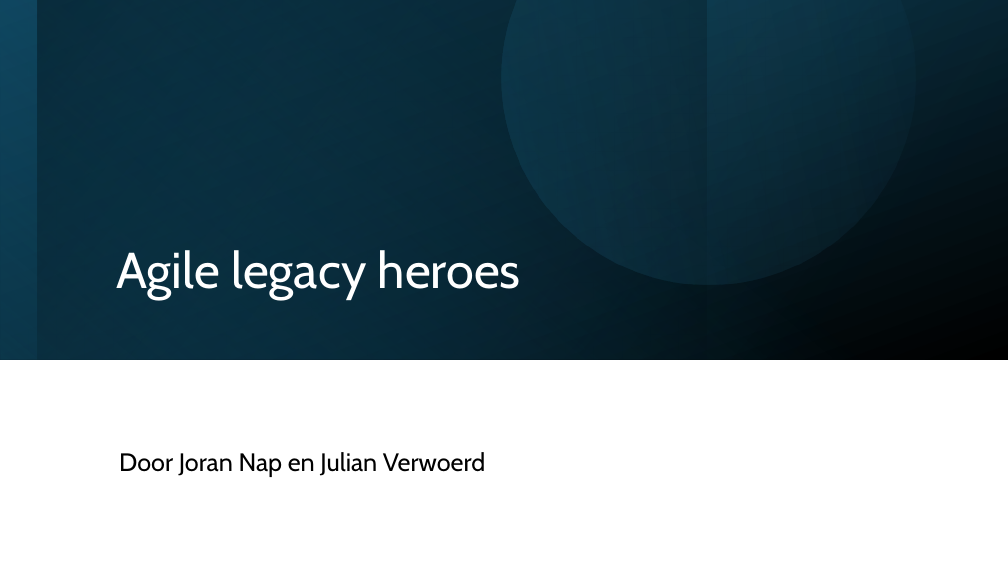
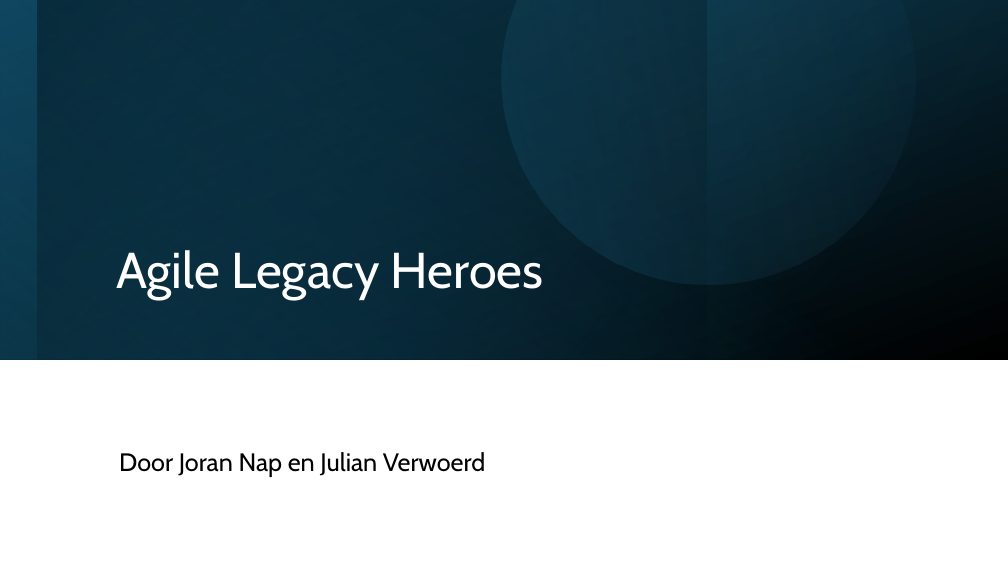
Before and after one commit to jul1xn/school-agile-legacy-hero, a slide deck: slide 1 of documentatie/oplevering.pptx. Drawn at 1008x567 pixels with LibreOffice and Linux fonts; fonts in the diff are those of the drawing. Boxes give left, top, right and bottom in pixels: in the first picture for what was removed or moved away, otherwise in the second. Text is boxed around its words. In the diff, an @@ line names an element or a change of style, - is before the commit and + after.

```diff
--- a/documentatie/oplevering.pptx
+++ b/documentatie/oplevering.pptx
@@ title at (116, 250, 544, 299): text changed @@
-Agile legacy heroes
+Agile Legacy Heroes
```
